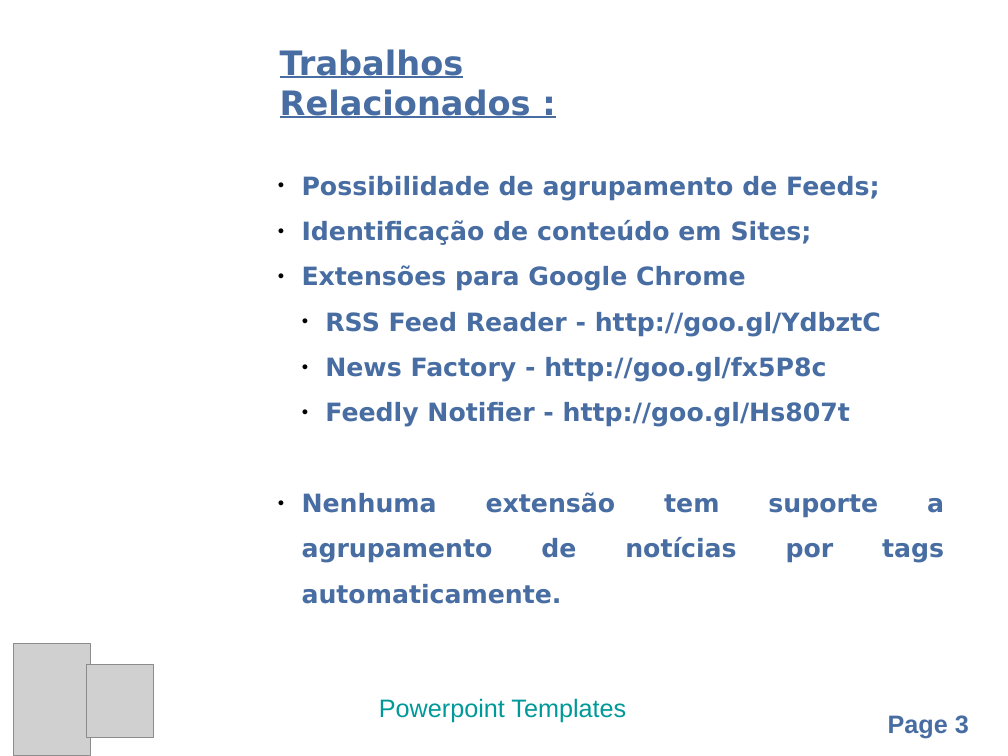
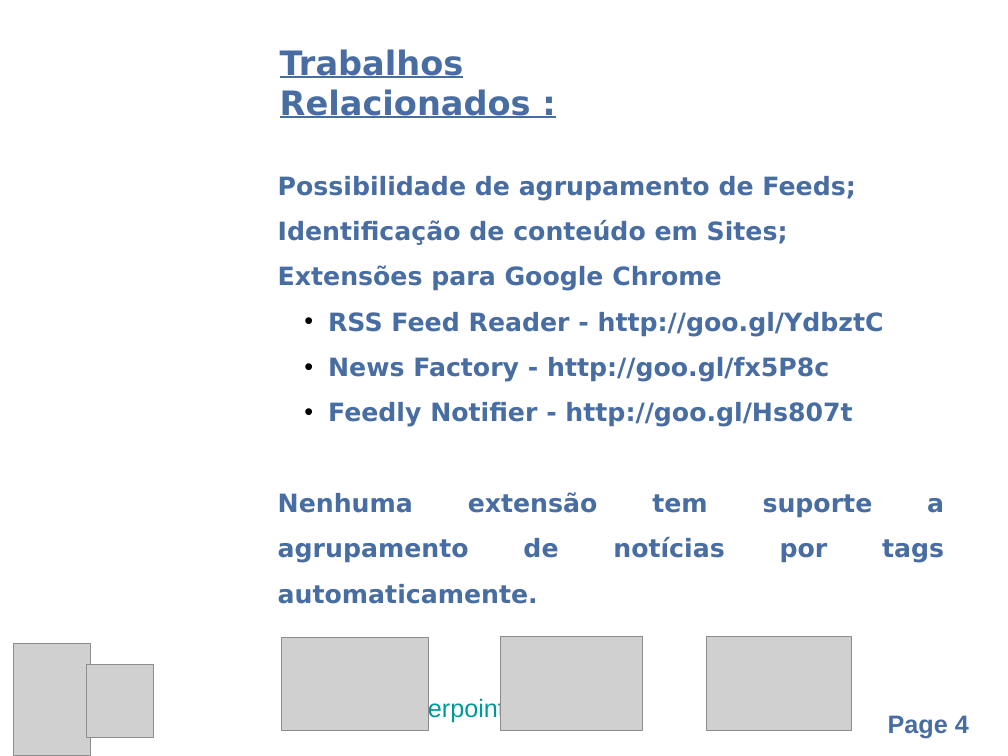
Before and after one commit to aweiand/tagger, a slide deck: slide 4 of Apresentacao.odp (slide 3 before the commit). Drawn at 1008x756 pixels with LibreOffice and Linux fonts; fonts in the diff are those of the drawing; grey boxes stand for pictures; background and template pictures are left out. Boxes give left, top, right and bottom in pixels: in the first picture for what was removed or moved away, otherwise in the second. Text is boxed around its words. In the diff, an @@ line names an element or a change of style, - is before the commit and + after.

```diff
--- a/Apresentacao.odp
+++ b/Apresentacao.odp
@@ text "Possibilidade de agrupamento de Feeds;" at (278,176,944,604): bullet ● to none; bullet ● to • @@
@@ picture added at (281,638,428,731) @@
@@ picture added at (500,637,643,731) @@
@@ picture added at (707,637,852,731) @@
@@ page number at (888,715,969,738): text changed @@
-Page 3
+Page 4
```
Also in this commit, not shown: 4 slides added, 2 slides removed, 11 other files.
